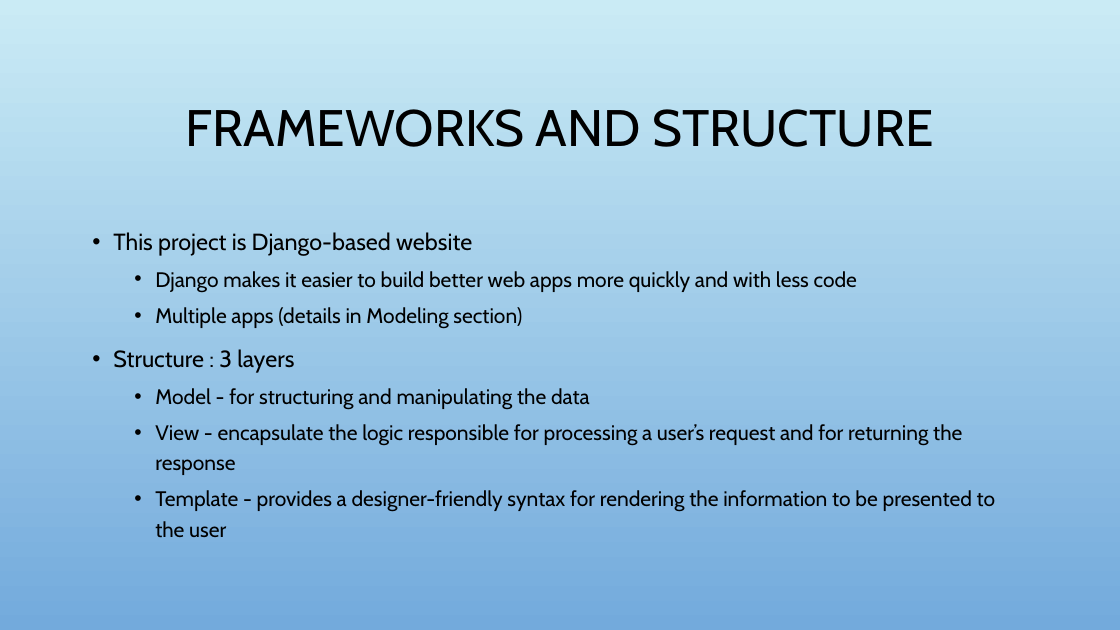
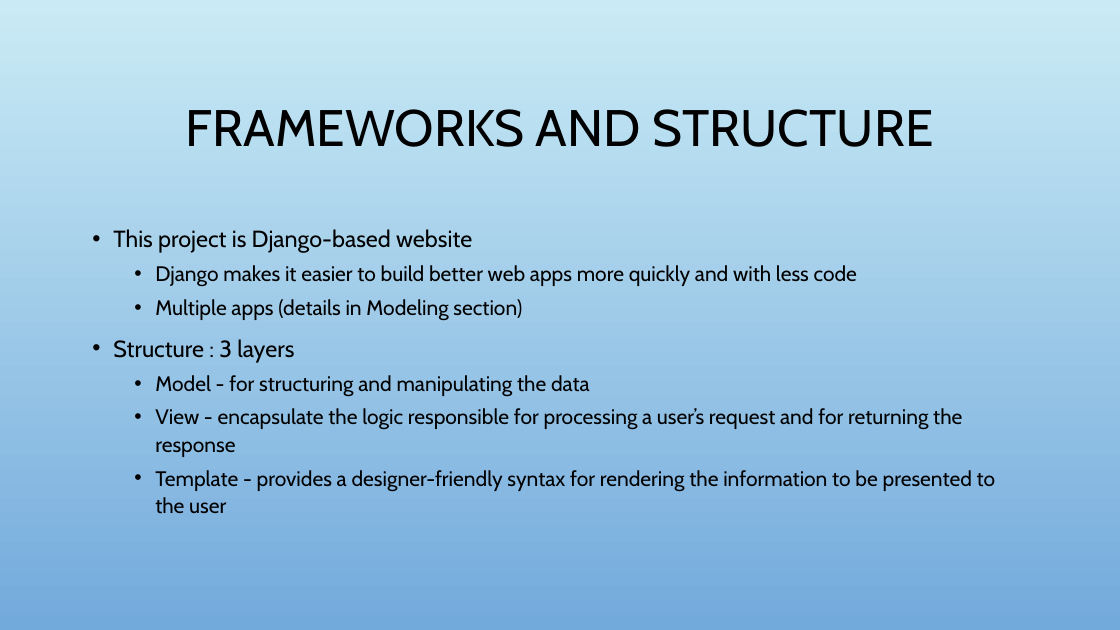
Before and after one commit to nhunght57/EnglishStudy_Web, a slide deck: slide 10 of report/Project Report.pptx. Drawn at 1120x630 pixels with LibreOffice and Linux fonts; fonts in the diff are those of the drawing; background and template pictures are left out. Boxes give left, top, right and bottom in pixels: in the first picture for what was removed or moved away, otherwise in the second. Text is boxed around its words. In the diff, an @@ line names an element or a change of style, - is before the commit and + after.

```diff
--- a/report/Project Report.pptx
+++ b/report/Project Report.pptx
@@ text "This project is Django-based website" at (113, 229, 996, 514): line spacing 1.2 to 1.1 @@
```
Also in this commit, not shown: 3 other slides changed, 2 other files.
